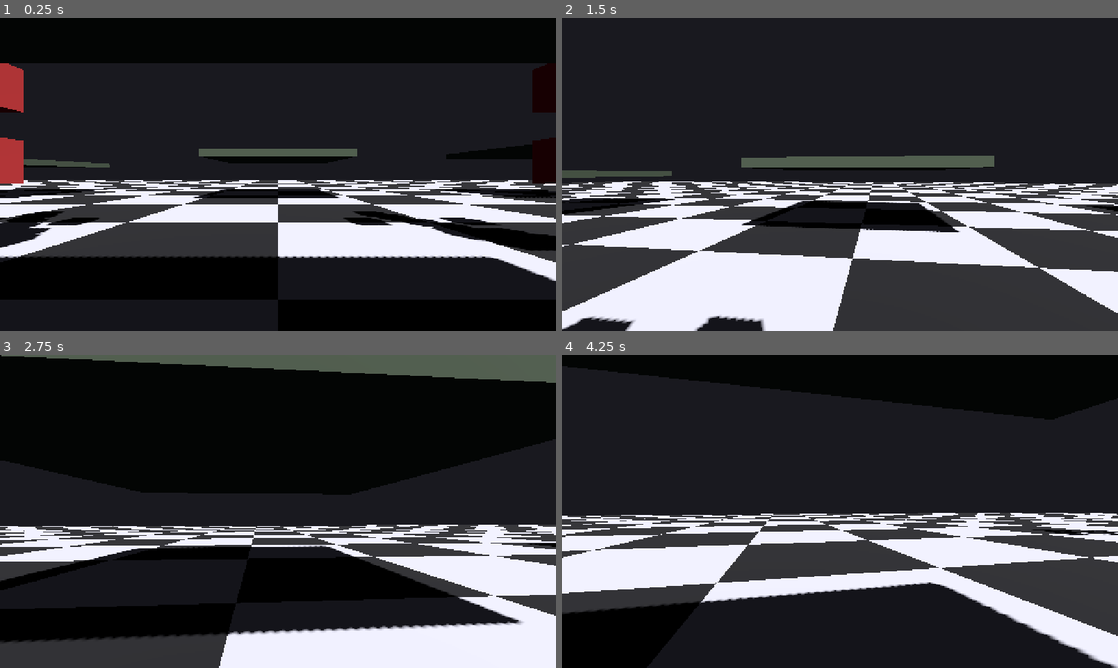
Above: before the commit, frames 1-4 (two rows, left to right).
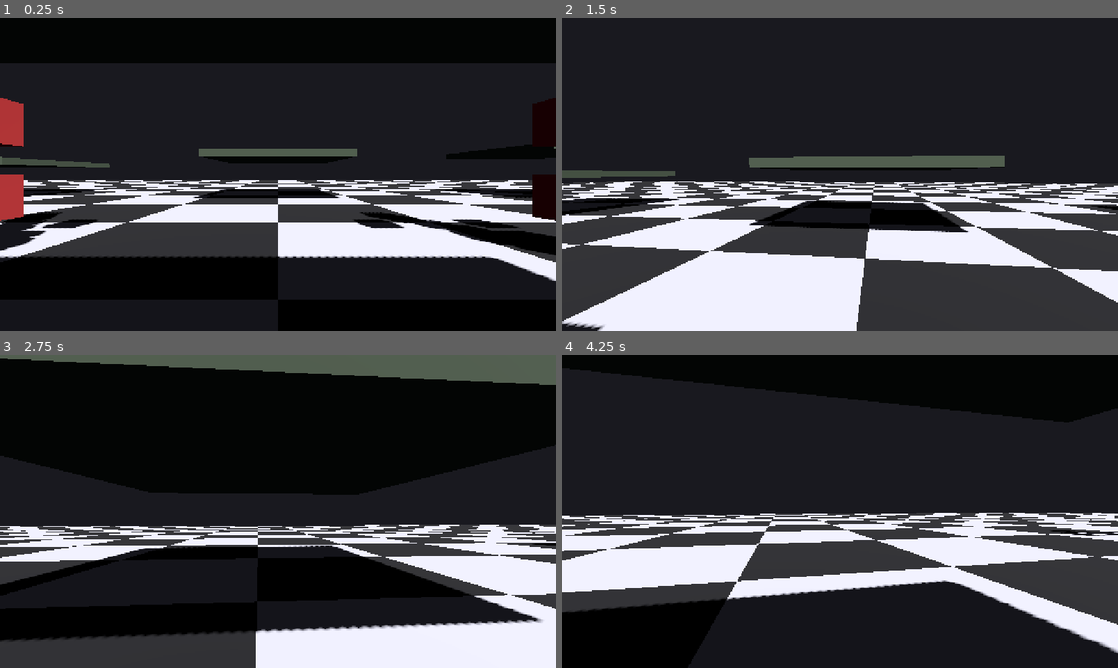
Above: after the commit, the same moments.

Repository: radomirsky/190K-G.O.P
Game: Godot game, scene res://main.tscn
The game is run twice, just before and just after one commit, with the same random seed, the same clock (stepped at 60 frames per second) and the same inputs.
Inputs (mouse positions are in pixels of both pictures, inside the frame that each line leads up to):
- Up to frame 1 (0.25 s): no input
- Up to frame 2 (1.5 s): tap Enter at 0.5 s; move the mouse to (867, 174) at 0.52 s; hold W from 0.53 s (still down); tap E at 0.6 s; click (867, 174) at 0.67 s; tap Space at 0.77 s; move the mouse to (812, 174) at 1.27 s; tap Q at 1.35 s
- Up to frame 3 (2.75 s): keep holding W; tap Space at 1.52 s; move the mouse to (289, 505) at 2.02 s; hold Ctrl from 2.03 s (still down)
- Up to frame 4 (4.25 s): keep holding W; move the mouse to (834, 517) at 2.77 s; release Ctrl at 2.78 s; tap Shift at 2.85 s; click (834, 517) at 2.92 s; tap Space at 3.02, 3.77 s; move the mouse to (878, 514) at 3.52 s; tap R at 3.6 s

The runs differ from the first frame. In frame 1, 4.0% of the frame differs, in the area x 0-100%, y 14-76%; in frame 2, 5.2%; in frame 3, 6.7%, in the area x 0-100%, y 0-100%; in frame 4, 6.6%.

Commit message:
Refactor enemy collision shape: replace CapsuleShape3D with BoxShape3D for improved hit detection and adjust transform settings accordingly.

Diff:
--- a/enemy.tscn
+++ b/enemy.tscn
@@ -8,9 +8,8 @@
 [sub_resource type="StandardMaterial3D" id="StandardMaterial3D_enemy"]
 albedo_color = Color(0.95, 0.32, 0.32, 1)
 
-[sub_resource type="CapsuleShape3D" id="CapsuleShape3D_enemy"]
-radius = 0.55
-height = 1.75
+[sub_resource type="BoxShape3D" id="BoxShape3D_enemy"]
+size = Vector3(3.8, 7.6, 1.2)
 
 [sub_resource type="SphereShape3D" id="SphereShape3D_break"]
 radius = 1.9
@@ -19,7 +18,8 @@
 script = ExtResource("1_enemy_script")
 
 [node name="CollisionShape3D" type="CollisionShape3D" parent="."]
-shape = SubResource("CapsuleShape3D_enemy")
+transform = Transform3D(1, 0, 0, 0, 1, 0, 0, 0, 1, 0, 3.8, 0)
+shape = SubResource("BoxShape3D_enemy")
 
 [node name="Humanoid" type="Node3D" parent="."]
 scale = Vector3(1.25, 1.25, 1.25)
